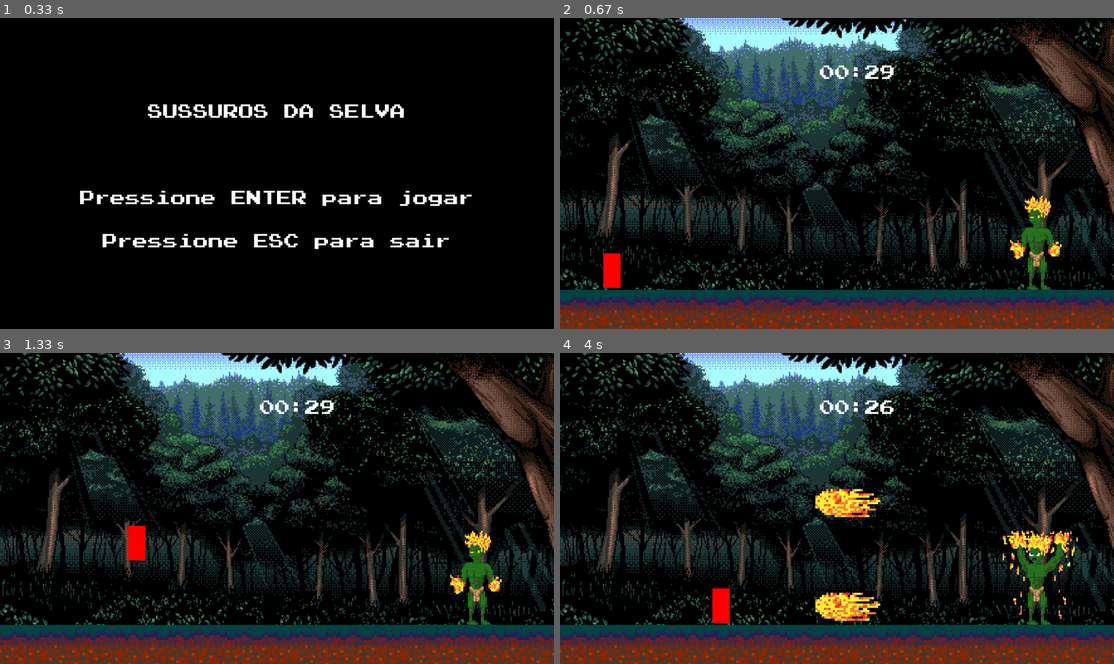
Above: before the commit, frames 1-4 (two rows, left to right).
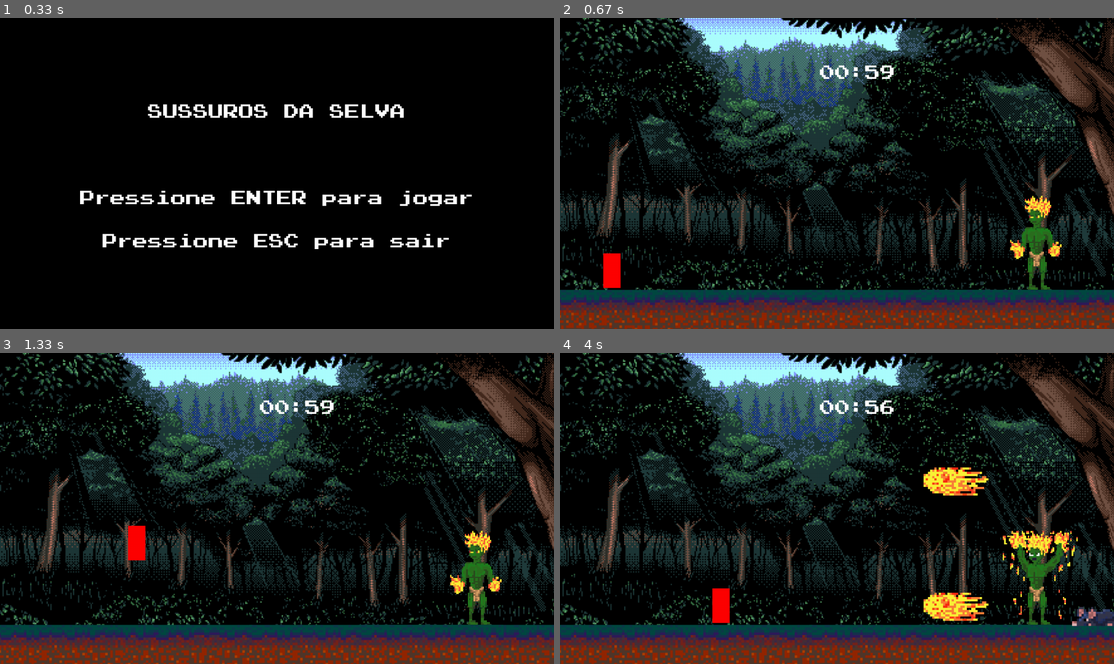
Above: after the commit, the same moments.

Repository: MaikeDsc/pygame
Game: pygame game, started from Sussurros_da_Selva/jogo.py
Same seed, same stepped clock (60 frames per second), same inputs: the game is played once before the commit and once after it.
Inputs:
- Up to frame 1 (0.33 s): no input
- Up to frame 2 (0.67 s): tap Enter at 0.33 s
- Up to frame 3 (1.33 s): hold D 0.67-1.13 s; hold W from 1.17 s (still down)
- Up to frame 4 (4 s): release W at 1.47 s; hold D 1.5-1.97 s; hold A 2-2.53 s; hold A 2.57-2.97 s; hold W 3-3.37 s; hold D from 3.4 s (still down)

Frame 1 is identical in both runs. In frame 2, less than 0.1% of the frame differs, in the area x 55-58%, y 15-20%; in frame 3, less than 0.1%; in frame 4, 3.7%, in the area x 46-100%, y 15-88%.

Commit message:
criado a logica de movimentaçõe dos inimigos simples e rastejantes

Diff:
--- a/Sussurros_da_Selva/jogo.py
+++ b/Sussurros_da_Selva/jogo.py
@@ -78,11 +78,11 @@
 
 arana = Arana(x_arana,y_arana,chao_Y,largura)
 
-bola1 = Magias('bola_de_fogo',1050, 350, 2.5, 10, tela )              #parametros : nome pasta de imagens, pos x, po y, escala, velocidade
-bola2 = Magias('bola_de_fogo',1050, 590, 2.5, 10, tela )
-
-# rato1 = Inimigos('rato',1100, 598, 0.5, 1, tela  )
-
+bola1 = Magias('bola_de_fogo',1300, 300, 2.5, 10, tela )   #parametros : nome pasta de imagens, pos x, po y, escala, velocidade
+bola2 = Magias('bola_de_fogo',1300, 590, 2.5, 10, tela )
+
+rato1 = Inimigos('rato',1300, 605, 0.5, 1, tela  )
+rato_sentido = 'esquerda'
 # capivara = Inimigos('capivara', 1100, 580, 3, 4, tela)
 
 
@@ -138,7 +138,7 @@
 
 estado = "menu"
 
-tempo_total = 30
+tempo_total = 60
 
 while True:
     if estado == "intro":
@@ -164,7 +164,7 @@
             if event.type == KEYDOWN:
                 if event.key == K_RETURN:
                     pygame.mixer.music.stop()
-                    pygame.mixer.music.load("Sussurros_da_Selva/musica e sons/trilha sonora fase 1.mp3")
+                    pygame.mixer.music.load("Sussurros_da_Selva/musica e sons/Nameless King.mp3")
                     pygame.mixer.music.set_volume(1)
                     pygame.mixer.music.play(-1)
                     tempo_fase1 = pygame.time.get_ticks()
@@ -209,22 +209,25 @@
         teclas = pygame.key.get_pressed()
         arana.movimento(teclas)
 
+
+
         #personagens e ataques
 
         curupira.atualizar_animacao()         #atualiza o frame antes de desenhar
         bola1.atualizar_animacao()
         bola2.atualizar_animacao()
 
-        #rato1.atualizar_animacao()
+
         #capivara.atualizar_animacao()
 
         curupira.draw()                       #desenhar as imagem com o metodo draw
 
-        #rato1.draw()
-        #rato1.movimento()
+
 
         #capivara.draw()
         #capivara.movimento()
+
+    #------------------- vilão aqui -------------------------------------
 
         time_atual = pygame.time.get_ticks() - tempo_fase1
 
@@ -284,9 +287,30 @@
                     bola1.rect.x = -150
                     bola2.rect.x = -150
 
+        #----------------------------- outros inimigos ------------------------
+
+        if time_atual > 3000:
+
+            rato1.atualizar_animacao()
+            rato1.draw()
+            if rato_sentido == "esquerda":
+                if rato1.rect.x > 500 :
+                    rato1.movimento(0)
+                    rato1.giro = False
+
+                else:
+                    rato_sentido = "direita"
+
+            elif rato_sentido ==  'direita':
+                rato1.movimento(1)
+                rato1.giro = True
+                if rato1.rect.x > 1000:
+                    rato_sentido = "esquerda"
 
         arana.atualizar()
         arana.desenhar(tela)
+
+
 
         for bala in projeteis:
             bala.atualizar()
Not shown, added: Sussurros_da_Selva/musica e sons/Nameless King.mp3
